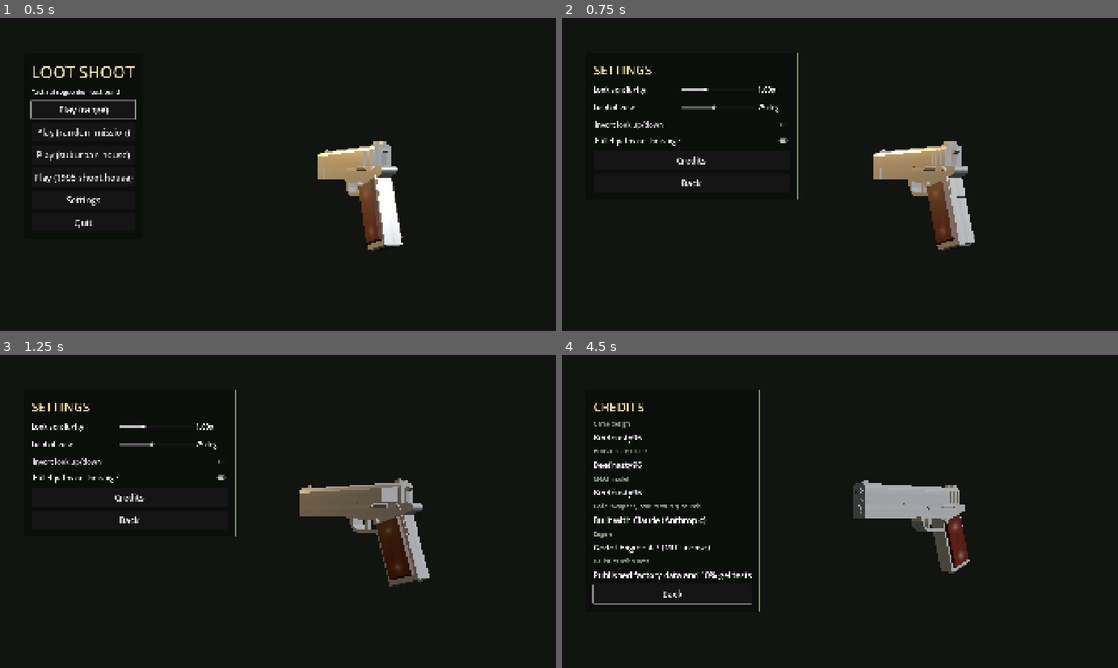
Above: before the commit, frames 1-4 (two rows, left to right).
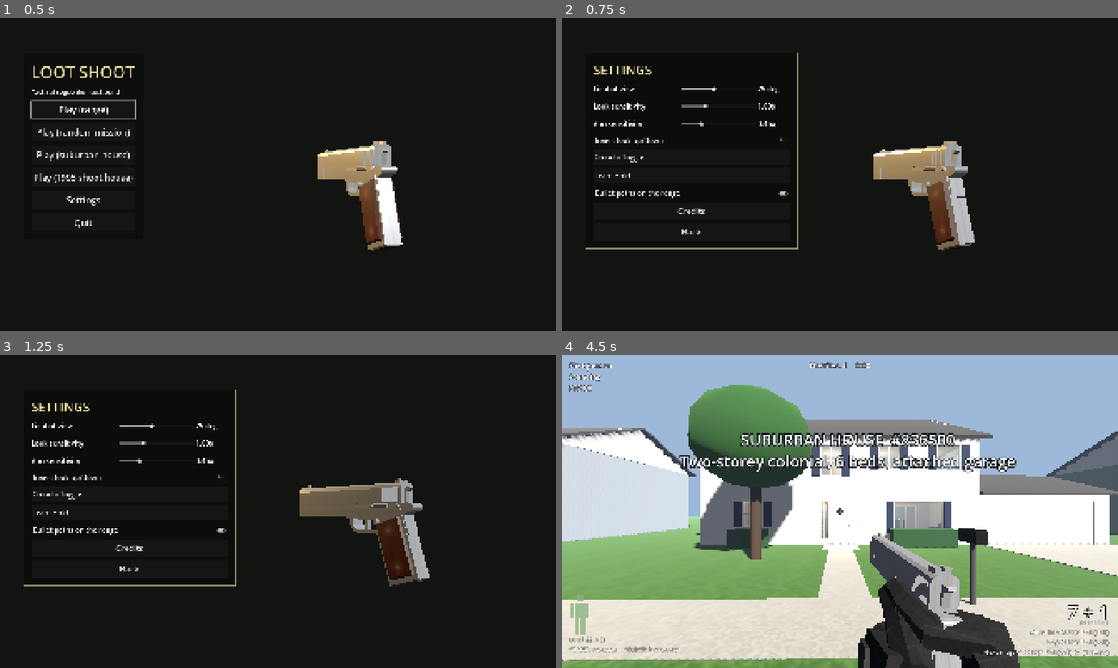
Above: after the commit, the same moments.

Repository: Beefnasty96/Loot-shoot-
Game: Godot game, scene res://scenes/main_menu.tscn
The game is run twice, just before and just after one commit, with the same random seed, the same clock (stepped at 60 frames per second) and the same inputs.
Inputs (mouse positions are in pixels of both pictures, inside the frame that each line leads up to):
- Up to frame 1 (0.5 s): no input
- Up to frame 2 (0.75 s): click "Settings" at 0.5 s
- Up to frame 3 (1.25 s): no input
- Up to frame 4 (4.5 s): click "Invert look up/down" at 1.25 s; click "Bullet paths on the range" at 2 s; click (689, 495) at 2.75 s, where only the run after the commit has a clickable "Crouch: Toggle"; click "Back" at 3.5 s; click (689, 495) at 4.25 s, where only the run before the commit has a clickable "Credits"

Frame 1 is identical in both runs. In frame 2, 1.7% of the frame differs, in the area x 4-43%, y 21-74%; in frame 3, 1.7%; in frame 4, 97%, in the area x 0-100%, y 0-100%.

Commit message:
Settings: aim sensitivity, crouch/lean toggle or hold; 1.5x ADS zoom
- New settings (saved): aim sensitivity (look speed while aiming, x of the
  normal speed, default 0.45 = the old fixed value), crouch Toggle/Hold
  (default Toggle, as before), lean Hold/Toggle (default Hold, as before).
  Toggle lean: L1/R1 lean and stay, the same button again stands up, the
  other switches sides; sprinting resets it.
- SettingsPanel: one settings page for the main menu and the pause menu
  (new Settings button there): field of view, look and aim sensitivity,
  invert look, crouch, lean, bullet paths. Pad-friendly (option buttons
  cycle with A); saved on Back / B.
- Aiming down sights is a 1.5x zoom of whatever field of view you use:
  tan(half-angle) / 1.5 (75 deg -> 54.2 deg). Replaces the per-gun aim_fov.
- Fix: the HUD's per-frame visibility pass would have kept the settings
  page on screen; it's excluded.
- settings_test; pad_menu_test covers the pause menu's Settings button.

Co-Authored-By: Claude Opus 5.5 <noreply@anthropic.com>
Claude-Session: https://claude.ai/code/session_01QXqqGyHiPX8ozsMC328raT

Diff:
--- a/scripts/hud.gd
+++ b/scripts/hud.gd
@@ -12,6 +12,7 @@
 var _hits: Label
 var _pause_panel: PanelContainer
 var pause_buttons: Array[Button] = []
+var settings_panel: SettingsPanel
 var _hit_lines: Array[String] = []
 var inventory: InventoryScreen
 var _load: Label
@@ -242,7 +243,7 @@
 		"",
 		"Sights are zeroed at 25 yd (75 ft) for 230gr ball.",
 		"Bullet paths: white = flying, orange = after penetrating, yellow = ricochet.",
-		"D-pad / stick: choose    A: select    START: resume",
+		"D-pad / stick: choose    A: select    B / START: resume",
 	])
 	box.add_child(text)
 	var row := HBoxContainer.new()
@@ -250,6 +251,7 @@
 	box.add_child(row)
 	pause_buttons.clear()
 	for spec in [["Resume", func(): _set_paused(false)],
+			["Settings", func(): _open_settings()],
 			["Restart", func():
 				_set_paused(false)
 				get_tree().reload_current_scene()],
@@ -271,9 +273,27 @@
 	add_child(_pause_panel)
 	_pause_panel.resized.connect(func():
 		_pause_panel.position = (get_viewport().get_visible_rect().size - _pause_panel.size) / 2.0)
+	settings_panel = SettingsPanel.new()
+	settings_panel.visible = false
+	settings_panel.closed.connect(func():
+		settings_panel.visible = false
+		_pause_panel.visible = true
+		pause_buttons[1].grab_focus.call_deferred())
+	add_child(settings_panel)
+	settings_panel.resized.connect(func():
+		settings_panel.position = (get_viewport().get_visible_rect().size - settings_panel.size) / 2.0)
+
+
+func _open_settings() -> void:
+	_pause_panel.visible = false
+	settings_panel.visible = true
+	settings_panel.focus_first()
 
 
 func _set_paused(paused: bool) -> void:
+	if not paused and settings_panel and settings_panel.visible:
+		Settings.save_settings()
+		settings_panel.visible = false
 	get_tree().paused = paused
 	_pause_panel.visible = paused
 	if paused:
@@ -310,6 +330,12 @@
 	if event.is_action_pressed("pause"):
 		_set_paused(not get_tree().paused)
 		get_viewport().set_input_as_handled()
+	elif get_tree().paused and settings_panel.visible:
+		if PadFocus.recover(event, get_viewport(), settings_panel.first_control()):
+			return
+		if event.is_action_pressed("ui_cancel"):
+			settings_panel.close()
+			get_viewport().set_input_as_handled()
 	elif get_tree().paused and _pause_panel.visible:
 		if PadFocus.recover(event, get_viewport(), pause_buttons[0]):
 			return
@@ -374,7 +400,7 @@
 		return
 	var open := inventory != null and inventory.is_open()
 	for c in get_children():
-		if c != inventory and c != _pause_panel and c is CanvasItem:
+		if c != inventory and c != _pause_panel and c != settings_panel and c is CanvasItem:
 			(c as CanvasItem).visible = not open
 	if _hint and _touch_layout:
 		_hint.visible = false   # the on-screen buttons are labelled
--- a/scripts/player.gd
+++ b/scripts/player.gd
@@ -12,7 +12,7 @@
 @export var crouch_speed := 1.6
 @export var acceleration := 14.0
 @export var look_speed_deg := 170.0   ## Degrees per second at full right-stick deflection.
-@export var aim_look_scale := 0.45    ## Look speed multiplier while aiming.
+const ADS_ZOOM := 1.5                  ## Aiming down sights magnifies the view 1.5x.
 @export var mouse_sensitivity := 0.12 ## Degrees per pixel (PC testing).
 @export var fov_normal := 75.0
 @export var fov_aim := 50.0
@@ -34,6 +34,7 @@
 var crouching := false
 var aiming := false
 var lean := 0.0
+var _lean_latch := 0            ## Toggle-lean state: -1 left, 0 upright, 1 right.
 var pitch := 0.0
 
 var _gravity: float = ProjectSettings.get_setting("physics/3d/default_gravity")
@@ -176,7 +177,7 @@
 
 func _unhandled_input(event: InputEvent) -> void:
 	if event is InputEventMouseMotion and Input.mouse_mode == Input.MOUSE_MODE_CAPTURED:
-		var s := (aim_look_scale if aiming else 1.0) * Settings.look_sensitivity
+		var s := look_scale()
 		var inv := -1.0 if Settings.invert_look_y else 1.0
 		_turn(-event.relative.x * mouse_sensitivity * s, -event.relative.y * mouse_sensitivity * s * inv)
 	elif event is InputEventMouseButton and event.pressed and OS.has_feature("pc"):
@@ -197,8 +198,12 @@
 				_set_crouch(false)
 	elif event.is_action_pressed("swap_shoulder"):
 		shoulder = -shoulder
-	elif event.is_action_pressed("crouch"):
+	elif event.is_action_pressed("crouch") and Settings.toggle_crouch:
 		_set_crouch(not crouching)
+	elif event.is_action_pressed("lean_left") and Settings.toggle_lean:
+		_lean_latch = 0 if _lean_latch == -1 else -1
+	elif event.is_action_pressed("lean_right") and Settings.toggle_lean:
+		_lean_latch = 0 if _lean_latch == 1 else 1
 	elif event.is_action_pressed("use_meds"):
 		_med_note(vitals.use_meds())
 	elif event.is_action_pressed("toggle_light"):
@@ -362,7 +367,7 @@
 func touch_look(drag_deg: Vector2) -> void:
 	if ui_locked:
 		return
-	var s := (aim_look_scale if aiming else 1.0) * Settings.look_sensitivity
+	var s := look_scale()
 	var inv := -1.0 if Settings.invert_look_y else 1.0
 	_turn(-drag_deg.x * s, -drag_deg.y * s * inv)
 
@@ -374,7 +379,7 @@
 	var look := Input.get_vector("look_left", "look_right", "look_up", "look_down")
 	if look.length() > 0.0:
 		look = look.normalized() * pow(look.length(), 2.0)
-		var speed := look_speed_deg * (aim_look_scale if aiming else 1.0) * Settings.look_sensitivity
+		var speed := look_speed_deg * look_scale()
 		var inv := -1.0 if Settings.invert_look_y else 1.0
 		_turn(-look.x * speed * delta, -look.y * speed * delta * inv)
 
@@ -425,14 +430,24 @@
 			sprinting = false
 		_apply_view()
 
-	# Lean (hold L1 / R1).
+	# Lean: hold L1 / R1, or tap to toggle (Settings.toggle_lean).
 	var lean_target := 0.0
-	if Input.is_action_pressed("lean_left") and not ui_locked:
-		lean_target -= 1.0
-	if Input.is_action_pressed("lean_right") and not ui_locked:
-		lean_target += 1.0
+	if Settings.toggle_lean:
+		lean_target = float(_lean_latch)
+	else:
+		_lean_latch = 0
+		if Input.is_action_pressed("lean_left") and not ui_locked:
+			lean_target -= 1.0
+		if Input.is_action_pressed("lean_right") and not ui_locked:
+			lean_target += 1.0
 	if sprinting:
 		lean_target = 0.0
+		_lean_latch = 0
+	# Crouch: tap B to toggle, or hold it (Settings.toggle_crouch).
+	if not Settings.toggle_crouch:
+		var want := Input.is_action_pressed("crouch") and not ui_locked and not sprinting
+		if want != crouching:
+			_set_crouch(want)
 	lean = move_toward(lean, lean_target, delta * 5.0)
 
 	# Smooth crouch height and eye height.
@@ -465,7 +480,7 @@
 	character.crouch = move_toward(character.crouch, 1.0 if crouching else 0.0, delta * 5.0)
 
 	var gun_drawn := active_weapon == "pistol" or active_weapon == "rifle"
-	var target_fov := float(firearm.rig.aim_fov) * Settings.fov / 75.0 if aiming and gun_drawn and firearm else Settings.fov
+	var target_fov := ads_fov() if aiming and gun_drawn and firearm else Settings.fov
 	fp_camera.fov = lerpf(fp_camera.fov, target_fov, minf(1.0, delta * 12.0))
 	tp_camera.fov = Settings.fov
 
@@ -502,6 +517,17 @@
 
 # ---------------------------------------------------------------- state
 
+## Look speed multiplier: the look sensitivity, times the aim sensitivity while aiming down sights.
+func look_scale() -> float:
+	return Settings.look_sensitivity * (Settings.aim_sensitivity if aiming else 1.0)
+
+
+## Field of view aimed down sights: the normal view magnified ADS_ZOOM times
+## (tan of the half-angle divided by 1.5, so things look 1.5x bigger).
+func ads_fov() -> float:
+	return rad_to_deg(2.0 * atan(tan(deg_to_rad(Settings.fov) / 2.0) / ADS_ZOOM))
+
+
 func _set_crouch(on: bool) -> void:
 	if not on and _blocked_above():
 		return  # stay crouched under low ceilings
--- a/scripts/settings.gd
+++ b/scripts/settings.gd
@@ -9,6 +9,9 @@
 var invert_look_y := false
 var fov := 75.0                 ## Vertical field of view, degrees.
 var show_bullet_paths := true   ## On the shooting range.
+var aim_sensitivity := 0.45     ## Look speed while aiming down sights, as a fraction of the normal speed.
+var toggle_crouch := true       ## true: B toggles crouch; false: crouch while B is held.
+var toggle_lean := false        ## true: L1/R1 toggle the lean; false: lean while held.
 
 
 func _ready() -> void:
@@ -23,6 +26,9 @@
 	invert_look_y = cfg.get_value("controls", "invert_look_y", invert_look_y)
 	fov = cfg.get_value("video", "fov", fov)
 	show_bullet_paths = cfg.get_value("gameplay", "show_bullet_paths", show_bullet_paths)
+	aim_sensitivity = cfg.get_value("controls", "aim_sensitivity", aim_sensitivity)
+	toggle_crouch = cfg.get_value("controls", "toggle_crouch", toggle_crouch)
+	toggle_lean = cfg.get_value("controls", "toggle_lean", toggle_lean)
 
 
 func save_settings() -> void:
@@ -31,5 +37,8 @@
 	cfg.set_value("controls", "invert_look_y", invert_look_y)
 	cfg.set_value("video", "fov", fov)
 	cfg.set_value("gameplay", "show_bullet_paths", show_bullet_paths)
+	cfg.set_value("controls", "aim_sensitivity", aim_sensitivity)
+	cfg.set_value("controls", "toggle_crouch", toggle_crouch)
+	cfg.set_value("controls", "toggle_lean", toggle_lean)
 	cfg.save(PATH)
 	changed.emit()
--- a/scripts/ui/main_menu.gd
+++ b/scripts/ui/main_menu.gd
@@ -141,17 +141,11 @@
 
 
 func _page_settings() -> Control:
-	var box := _panel()
-	_title(box, "SETTINGS", 44)
-	_slider(box, "Look sensitivity", 0.3, 2.5, 0.05, Settings.look_sensitivity, func(v): Settings.look_sensitivity = v, "%.2fx")
-	_slider(box, "Field of view", 60.0, 95.0, 1.0, Settings.fov, func(v): Settings.fov = v, "%d deg")
-	_check(box, "Invert look up/down", Settings.invert_look_y, func(on): Settings.invert_look_y = on)
-	_check(box, "Bullet paths on the range", Settings.show_bullet_paths, func(on): Settings.show_bullet_paths = on)
-	_button(box, "Credits", func(): _show("credits"))
-	_button(box, "Back", func():
-		Settings.save_settings()
-		_show("main"))
-	return box.get_parent()
+	var panel := SettingsPanel.new([["Credits", func(): _show("credits")]])
+	panel.position = Vector2(80, 120)
+	panel.closed.connect(func(): _show("main"))
+	_ui.add_child(panel)
+	return panel
 
 
 func _page_credits() -> Control:
@@ -173,40 +167,6 @@
 	return box.get_parent()
 
 
-func _slider(box: VBoxContainer, label: String, lo: float, hi: float, step: float, value: float, on_change: Callable, fmt: String) -> void:
-	var row := HBoxContainer.new()
-	var l := Label.new()
-	l.text = label
-	l.custom_minimum_size = Vector2(300, 0)
-	l.add_theme_font_size_override("font_size", 24)
-	row.add_child(l)
-	var s := HSlider.new()
-	s.min_value = lo
-	s.max_value = hi
-	s.step = step
-	s.value = value
-	s.custom_minimum_size = Vector2(260, 48)
-	row.add_child(s)
-	var v := Label.new()
-	v.text = fmt % value
-	v.custom_minimum_size = Vector2(110, 0)
-	v.add_theme_font_size_override("font_size", 24)
-	row.add_child(v)
-	s.value_changed.connect(func(x):
-		on_change.call(x)
-		v.text = fmt % x)
-	box.add_child(row)
-
-
-func _check(box: VBoxContainer, label: String, value: bool, on_change: Callable) -> void:
-	var c := CheckButton.new()
-	c.text = label
-	c.button_pressed = value
-	c.add_theme_font_size_override("font_size", 24)
-	c.toggled.connect(on_change)
-	box.add_child(c)
-
-
 func _show(page: String) -> void:
 	for k: String in _pages:
 		_pages[k].visible = k == page
--- /dev/null
+++ b/scripts/ui/settings_panel.gd
@@ -0,0 +1,119 @@
+class_name SettingsPanel
+extends PanelContainer
+## The settings page, shared by the main menu and the pause menu. Changes apply
+## straight away and are saved when you leave the page (Back, or B).
+##   Field of view, look sensitivity, aim sensitivity (while aiming down sights),
+##   invert look, crouch toggle/hold, lean hold/toggle, bullet paths on the range.
+## Works with a pad (D-pad / stick, A, B), the touchscreen and a mouse.
+
+signal closed
+
+var _box: VBoxContainer
+
+
+## extra: [[button text, Callable], ...] added above Back (the main menu adds Credits).
+func _init(extra: Array = []) -> void:
+	var style := StyleBoxFlat.new()
+	style.bg_color = Color(0.04, 0.05, 0.04, 0.88)
+	style.set_content_margin_all(28)
+	style.border_color = Color(0.5, 0.55, 0.4)
+	style.set_border_width_all(2)
+	add_theme_stylebox_override("panel", style)
+	_box = VBoxContainer.new()
+	_box.add_theme_constant_override("separation", 12)
+	add_child(_box)
+	var t := Label.new()
+	t.text = "SETTINGS"
+	t.add_theme_font_size_override("font_size", 44)
+	t.add_theme_color_override("font_color", Color(0.9, 0.85, 0.6))
+	_box.add_child(t)
+	_slider("Field of view", 60.0, 95.0, 1.0, Settings.fov, func(v): Settings.fov = v, "%d deg")
+	_slider("Look sensitivity", 0.3, 2.5, 0.05, Settings.look_sensitivity, func(v): Settings.look_sensitivity = v, "%.2fx")
+	_slider("Aim sensitivity", 0.1, 1.5, 0.05, Settings.aim_sensitivity, func(v): Settings.aim_sensitivity = v, "%.2fx")
+	_check("Invert look up/down", Settings.invert_look_y, func(on): Settings.invert_look_y = on)
+	_choice("Crouch", ["Toggle", "Hold"], 0 if Settings.toggle_crouch else 1, func(i): Settings.toggle_crouch = i == 0)
+	_choice("Lean", ["Hold", "Toggle"], 1 if Settings.toggle_lean else 0, func(i): Settings.toggle_lean = i == 1)
+	_check("Bullet paths on the range", Settings.show_bullet_paths, func(on): Settings.show_bullet_paths = on)
+	for e: Array in extra:
+		_button(e[0], e[1])
+	_button("Back", close)
+	PadFocus.wrap(PadFocus.focusables(self))
+
+
+func close() -> void:
+	Settings.save_settings()
+	closed.emit()
+
+
+func focus_first() -> void:
+	var f: Array = PadFocus.focusables(self)
+	if not f.is_empty():
+		(f[0] as Control).grab_focus.call_deferred()
+
+
+func first_control() -> Control:
+	var f: Array = PadFocus.focusables(self)
+	return f[0] if not f.is_empty() else null
+
+
+func _button(text: String, action: Callable) -> Button:
+	var b := Button.new()
+	b.text = text
+	b.custom_minimum_size = Vector2(360, 60)
+	b.add_theme_font_size_override("font_size", 28)
+	b.pressed.connect(action)
+	_box.add_child(b)
+	return b
+
+
+func _slider(label: String, lo: float, hi: float, step: float, value: float, on_change: Callable, fmt: String) -> HSlider:
+	var row := HBoxContainer.new()
+	var l := Label.new()
+	l.text = label
+	l.custom_minimum_size = Vector2(300, 0)
+	l.add_theme_font_size_override("font_size", 24)
+	row.add_child(l)
+	var s := HSlider.new()
+	s.name = label
+	s.min_value = lo
+	s.max_value = hi
+	s.step = step
+	s.value = value
+	s.custom_minimum_size = Vector2(260, 48)
+	row.add_child(s)
+	var v := Label.new()
+	v.text = fmt % value
+	v.custom_minimum_size = Vector2(110, 0)
+	v.add_theme_font_size_override("font_size", 24)
+	row.add_child(v)
+	s.value_changed.connect(func(x):
+		on_change.call(x)
+		v.text = fmt % x)
+	_box.add_child(row)
+	return s
+
+
+func _check(label: String, value: bool, on_change: Callable) -> void:
+	var c := CheckButton.new()
+	c.text = label
+	c.button_pressed = value
+	c.add_theme_font_size_override("font_size", 24)
+	c.toggled.connect(on_change)
+	_box.add_child(c)
+
+
+## A button that cycles through options: "Crouch: Toggle" -> "Crouch: Hold".
+func _choice(label: String, options: Array, index: int, on_change: Callable) -> void:
+	var b := Button.new()
+	b.name = label
+	b.alignment = HORIZONTAL_ALIGNMENT_LEFT
+	b.custom_minimum_size = Vector2(360, 52)
+	b.add_theme_font_size_override("font_size", 24)
+	b.set_meta("i", index)
+	b.text = "%s: %s" % [label, options[index]]
+	b.pressed.connect(func():
+		var i: int = (int(b.get_meta("i")) + 1) % options.size()
+		b.set_meta("i", i)
+		b.text = "%s: %s" % [label, options[i]]
+		on_change.call(i))
+	_box.add_child(b)
--- a/scripts/weapons/weapon_db.gd
+++ b/scripts/weapons/weapon_db.gd
@@ -50,7 +50,7 @@
 		rig = {
 			anim = "rifle", travel = 0.075, cycle = 0.062, reload = 2.3, reload_empty = 2.7, mag_axis = Vector3(0.0, -0.99, -0.12),
 			mag_drop = 0.26, zero_m = 45.72, zero_ammo = "556_1_m193", casing = Vector2(0.0048, 0.045), flash = 0.16,
-			recoil_k = 0.42, view_kick = 0.12, bloom = 0.22, sight_hold = 0.06, hip_spread = 1.2, aim_fov = 55.0, auto_climb = 0.85,
+			recoil_k = 0.42, view_kick = 0.12, bloom = 0.22, sight_hold = 0.06, hip_spread = 1.2, auto_climb = 0.85,
 			view = {
 				hip = Vector3(0.12, -0.145, -0.27), hip_rot = Vector3(1.5, 2.5, -5.0),
 				aim = Vector3(0.0, -0.0649, -0.2128), sprint = Vector3(0.06, -0.16, -0.291), sprint_rot = Vector3(-24.0, 40.0, 14.0),
@@ -130,13 +130,13 @@
 ##   zero_m / zero_ammo: where the sights cross the bullet path, for which load
 ##   casing: (radius, length) m; flash: muzzle flash size m
 ##   recoil_k: kick per unit of bullet momentum; view_kick: viewmodel jolt; bloom: spread added per shot
-##   sight_hold: extra spread aimed (degrees); aim_fov: aimed field of view; auto_climb: muzzle climb kept in auto
+##   sight_hold: extra spread aimed (degrees); auto_climb: muzzle climb kept in auto
 ##   view: first-person poses (gun-model origin relative to the camera) and arms model
 ##   tp: third-person hold: model offset from the head, and hand markers (gun space)
 const RIG_DEFAULTS := {
 	anim = "pistol", travel = 0.032, cycle = 0.075, reload = 1.7, reload_empty = 2.2, mag_axis = Vector3(0.0, -0.951, 0.309),
 	mag_drop = 0.14, zero_m = 22.86, zero_ammo = "45_1_fmj230", casing = Vector2(0.006, 0.023), flash = 0.09,
-	recoil_k = 0.72, view_kick = 1.0 / 3.8, bloom = 0.45, sight_hold = 0.12, hip_spread = 1.6, aim_fov = 50.0, auto_climb = 1.0,
+	recoil_k = 0.72, view_kick = 1.0 / 3.8, bloom = 0.45, sight_hold = 0.12, hip_spread = 1.6, auto_climb = 1.0,
 	view = {
 		hip = Vector3(0.072, -0.06, -0.215), hip_rot = Vector3(2.0, 4.0, -3.0), aim = Vector3(0.0, -0.0202, -0.40),
 		sprint = Vector3(0.05, -0.15, -0.21), sprint_rot = Vector3(-38.0, 22.0, 12.0),
--- a/tools/tests/pad_menu_test.gd
+++ b/tools/tests/pad_menu_test.gd
@@ -43,6 +43,13 @@
 	return c.text if c is BaseButton else ("<none>" if c == null else c.get_class())
 
 
+func _settings_open() -> bool:
+	for n in root.find_children("*", "", true, false):
+		if n.get_script() and n.get_script().resource_path.ends_with("settings_panel.gd") and n.is_visible_in_tree():
+			return true
+	return false
+
+
 func _initialize() -> void:
 	menu = load("res://scenes/main_menu.tscn").instantiate()
 	root.add_child(menu)
@@ -66,7 +73,14 @@
 		[func(): _btn(JOY_BUTTON_START), func():
 			check(paused, "START pauses")
 			check(_ftext() == "Resume", "and highlights Resume (%s)" % _ftext())],
-		[func(): _btn(JOY_BUTTON_START, false); _btn(JOY_BUTTON_DPAD_RIGHT), func(): check(_ftext() == "Restart", "D-pad right: Restart (%s)" % _ftext())],
+		[func(): _btn(JOY_BUTTON_START, false); _btn(JOY_BUTTON_DPAD_RIGHT), func(): check(_ftext() == "Settings", "D-pad right: Settings (%s)" % _ftext())],
+		[func(): _btn(JOY_BUTTON_DPAD_RIGHT, false); _btn(JOY_BUTTON_A); _btn(JOY_BUTTON_A, false), func():
+			check(root.get_tree().current_scene.find_children("*", "SettingsPanel", true, false).size() >= 0 and _settings_open(), "A on Settings opens the settings page")
+			check(_focus() != null and _focus().name == "Field of view", "with its first control highlighted (%s)" % (_focus().name if _focus() else "<none>"))],
+		[func(): _btn(JOY_BUTTON_B); _btn(JOY_BUTTON_B, false), func():
+			check(not _settings_open() and paused, "B closes it, still paused")
+			check(_ftext() == "Settings", "back on the Settings button (%s)" % _ftext())],
+		[func(): _btn(JOY_BUTTON_DPAD_RIGHT), func(): check(_ftext() == "Restart", "then Restart (%s)" % _ftext())],
 		[func(): _btn(JOY_BUTTON_DPAD_RIGHT, false); _btn(JOY_BUTTON_DPAD_RIGHT), func(): pass],
 		[func(): _btn(JOY_BUTTON_DPAD_RIGHT, false); _btn(JOY_BUTTON_DPAD_RIGHT), func(): check(_ftext() == "Resume", "wraps round to Resume (%s)" % _ftext())],
 		[func(): _btn(JOY_BUTTON_DPAD_RIGHT, false); _btn(JOY_BUTTON_A); _btn(JOY_BUTTON_A, false), func():
--- /dev/null
+++ b/tools/tests/settings_test.gd
@@ -0,0 +1,106 @@
+extends SceneTree
+## Settings: aim sensitivity, crouch toggle/hold, lean hold/toggle, saving them,
+## and aiming down sights magnifying the view 1.5x.
+## Run: godot --headless --fixed-fps 60 -s tools/tests/settings_test.gd
+
+var f := 0
+var fails := 0
+var rs
+var p
+var S
+var saved := {}
+var steps: Array = []
+var si := 0
+var wait := 0
+
+
+func check(cond: bool, what: String) -> void:
+	print(("PASS  " if cond else "FAIL  ") + what)
+	if not cond:
+		fails += 1
+
+
+func _act(action: String, down: bool) -> void:
+	var e := InputEventAction.new()
+	e.action = action
+	e.pressed = down
+	Input.parse_input_event(e)
+
+
+func _initialize() -> void:
+	rs = load("res://scenes/shooting_range.tscn").instantiate()
+	root.add_child(rs)
+	steps = [
+		[func():
+			S = root.get_node("/root/Settings")
+			p = rs.player
+			for k in ["fov", "look_sensitivity", "aim_sensitivity", "toggle_crouch", "toggle_lean"]:
+				saved[k] = S.get(k)
+			S.fov = 75.0
+			S.look_sensitivity = 1.2
+			S.aim_sensitivity = 0.5, func():
+			var z: float = tan(deg_to_rad(75.0) / 2.0) / tan(deg_to_rad(p.ads_fov()) / 2.0)
+			check(absf(z - 1.5) < 0.001, "aiming down sights is a 1.5x zoom (%.1f deg view -> %.1f deg)" % [75.0, p.ads_fov()])
+			check(absf(p.look_scale() - 1.2) < 0.001, "look speed = look sensitivity when not aiming")],
+		[func(): Input.action_press("aim"), func(): pass],
+		[func(): pass, func():
+			check(p.aiming, "holding L2 aims")
+			check(absf(p.fp_camera.fov - p.ads_fov()) < 1.0, "the view zooms to %.1f deg (camera at %.1f)" % [p.ads_fov(), p.fp_camera.fov])
+			check(absf(p.look_scale() - 0.6) < 0.001, "aim sensitivity scales look speed while aiming (1.2 x 0.5 = %.2f)" % p.look_scale())
+			S.fov = 90.0],
+		[func(): pass, func():
+			var z: float = tan(deg_to_rad(90.0) / 2.0) / tan(deg_to_rad(p.fp_camera.fov) / 2.0)
+			check(absf(z - 1.5) < 0.05, "still 1.5x with a wider field of view (%.2fx)" % z)
+			Input.action_release("aim")],
+		[func(): pass, func(): check(not p.aiming and absf(p.fp_camera.fov - 90.0) < 1.0, "letting go zooms back out (%.1f deg)" % p.fp_camera.fov)],
+		# Crouch: toggle (default), then hold.
+		[func(): S.toggle_crouch = true; _act("crouch", true); _act("crouch", false), func(): check(p.crouching, "crouch toggle: a tap crouches")],
+		[func(): _act("crouch", true); _act("crouch", false), func(): check(not p.crouching, "another tap stands up")],
+		[func(): S.toggle_crouch = false; Input.action_press("crouch"), func(): check(p.crouching, "crouch hold: crouched while B is held")],
+		[func(): Input.action_release("crouch"), func(): check(not p.crouching, "and standing when it's let go")],
+		# Lean: hold (default), then toggle.
+		[func(): S.toggle_lean = false; Input.action_press("lean_right"), func(): pass],
+		[func(): pass, func(): check(p.lean > 0.9, "lean hold: leans while R1 is held (%.2f)" % p.lean)],
+		[func(): Input.action_release("lean_right"), func(): pass],
+		[func(): pass, func(): check(absf(p.lean) < 0.05, "upright when it's let go (%.2f)" % p.lean)],
+		[func(): S.toggle_lean = true; _act("lean_left", true); _act("lean_left", false), func(): pass],
+		[func(): pass, func(): check(p.lean < -0.9, "lean toggle: a tap of L1 leans left and stays (%.2f)" % p.lean)],
+		[func(): _act("lean_right", true); _act("lean_right", false), func(): pass],
+		[func(): pass, func(): check(p.lean > 0.9, "R1 switches straight to the right (%.2f)" % p.lean)],
+		[func(): _act("lean_right", true); _act("lean_right", false), func(): pass],
+		[func(): pass, func(): check(absf(p.lean) < 0.05, "R1 again stands up straight (%.2f)" % p.lean)],
+		# Saved and loaded.
+		[func():
+			S.aim_sensitivity = 0.8
+			S.toggle_crouch = false
+			S.toggle_lean = true
+			S.fov = 88.0
+			S.save_settings()
+			S.aim_sensitivity = 0.2
+			S.toggle_crouch = true
+			S.toggle_lean = false
+			S.fov = 60.0
+			S.load_settings(), func():
+			check(absf(S.aim_sensitivity - 0.8) < 0.001 and not S.toggle_crouch and S.toggle_lean and absf(S.fov - 88.0) < 0.001, "the new settings are saved and load back")
+			for k in saved:
+				S.set(k, saved[k])
+			S.save_settings()],
+	]
+
+
+func _process(_d: float) -> bool:
+	f += 1
+	if f < 5:
+		return false
+	wait += 1
+	if si < steps.size():
+		if wait == 1:
+			steps[si][0].call()
+		elif wait == 40:
+			steps[si][1].call()
+			si += 1
+			wait = 0
+	else:
+		print("%d failure(s)" % fails)
+		quit(1 if fails else 0)
+	return false
Not shown, added: scripts/ui/settings_panel.gd.uid
Not shown, added: tools/tests/settings_test.gd.uid
